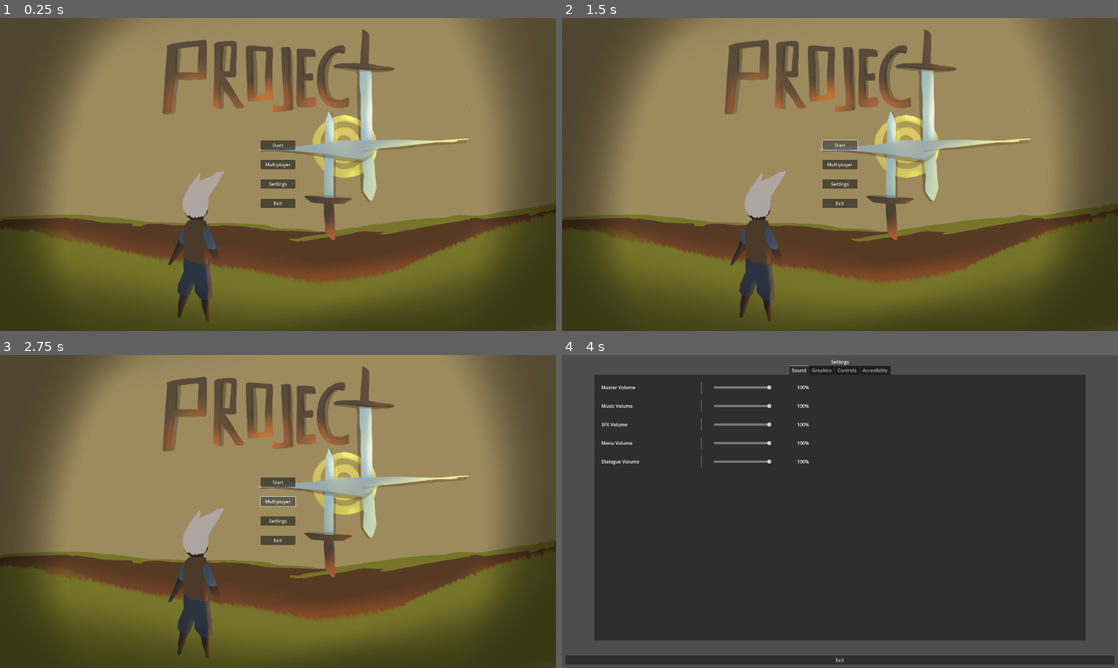
Above: before the commit, frames 1-4 (two rows, left to right).
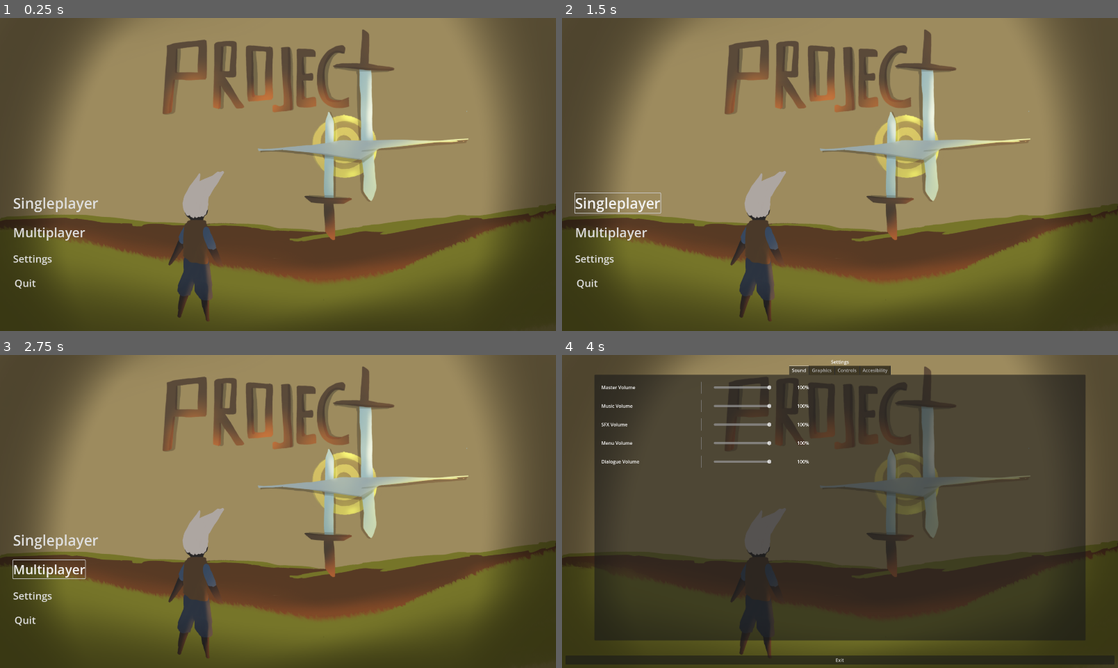
Above: after the commit, the same moments.

Repository: bradlycarpenter/Project-H-Phase-2
Game: Godot game, scene res://local_assets/main_menu/src/main_menu.tscn
The game is run twice, just before and just after one commit, with the same random seed, the same clock (stepped at 60 frames per second) and the same inputs. This scene is started directly instead of the project's main scene.
Inputs (mouse positions are in pixels of both pictures, inside the frame that each line leads up to):
- Up to frame 1 (0.25 s): no input
- Up to frame 2 (1.5 s): click "Start" (after the commit: "Singleplayer") at 0.5 s; click "Start" (after the commit: "Singleplayer") at 1.25 s
- Up to frame 3 (2.75 s): click "Multiplayer" at 2 s
- Up to frame 4 (4 s): click "Settings" at 2.75 s; tap Enter at 3.5 s; move the mouse to (962, 495) at 3.52 s; hold D (move_right) from 3.53 s (still down); click (962, 495) at 3.67 s

The runs differ from the first frame. In frame 1, 1.3% of the frame differs, in the area x 2-54%, y 39-87%; in frame 2, 1.5%; in frame 3, 1.4%; in frame 4, 60%, in the area x 0-100%, y 0-100%.

Commit message:
changed/main_menu
changed main_menu properties

Diff:
--- a/local_assets/main_menu/src/main_menu.tscn
+++ b/local_assets/main_menu/src/main_menu.tscn
@@ -1,10 +1,26 @@
-[gd_scene load_steps=6 format=3 uid="uid://dbt7y8gw23iq8"]
+[gd_scene load_steps=14 format=3 uid="uid://dbt7y8gw23iq8"]
 
 [ext_resource type="Script" path="res://local_assets/main_menu/src/main_menu.gd" id="1_nn26d"]
 [ext_resource type="PackedScene" uid="uid://cbx2n121vhxdh" path="res://local_assets/main_menu/src/pup_option_menu.tscn" id="2_kvfmr"]
 [ext_resource type="Texture2D" uid="uid://ce5u55xhptkk8" path="res://local_assets/main_menu/art/Untitled_Artwork.png" id="2_tncnw"]
 [ext_resource type="Script" path="res://local_assets/main_menu/src/pup_option_menu.gd" id="3_gsqtq"]
 [ext_resource type="AudioStream" uid="uid://blbnpyhtal6xi" path="res://local_assets/main_menu/audio/A_Main Menu.ogg" id="4_k24rs"]
+
+[sub_resource type="StyleBoxEmpty" id="StyleBoxEmpty_fj72a"]
+
+[sub_resource type="StyleBoxEmpty" id="StyleBoxEmpty_v6tue"]
+
+[sub_resource type="StyleBoxEmpty" id="StyleBoxEmpty_wtqao"]
+
+[sub_resource type="StyleBoxEmpty" id="StyleBoxEmpty_nvo0b"]
+
+[sub_resource type="StyleBoxEmpty" id="StyleBoxEmpty_w7vyn"]
+
+[sub_resource type="StyleBoxEmpty" id="StyleBoxEmpty_o4rbc"]
+
+[sub_resource type="StyleBoxEmpty" id="StyleBoxEmpty_3a4ow"]
+
+[sub_resource type="StyleBoxEmpty" id="StyleBoxEmpty_x8jca"]
 
 [node name="main_menu" type="Control"]
 process_mode = 3
@@ -16,21 +32,27 @@
 grow_vertical = 2
 script = ExtResource("1_nn26d")
 
+[node name="TextureRect" type="TextureRect" parent="."]
+layout_mode = 2
+offset_right = 1920.0
+offset_bottom = 1080.0
+texture = ExtResource("2_tncnw")
+
 [node name="MarginContainer" type="MarginContainer" parent="."]
 layout_mode = 1
 anchors_preset = 15
 anchor_right = 1.0
 anchor_bottom = 1.0
+offset_left = 33.0
+offset_top = 523.0
+offset_right = -1391.0
+offset_bottom = -60.0
 grow_horizontal = 2
 grow_vertical = 2
 theme_override_constants/margin_left = 12
 theme_override_constants/margin_top = 12
 theme_override_constants/margin_right = 12
 theme_override_constants/margin_bottom = 12
-
-[node name="TextureRect" type="TextureRect" parent="MarginContainer"]
-layout_mode = 2
-texture = ExtResource("2_tncnw")
 
 [node name="VBoxContainer" type="VBoxContainer" parent="MarginContainer"]
 layout_mode = 2
@@ -50,30 +72,44 @@
 
 [node name="VBoxContainer" type="VBoxContainer" parent="MarginContainer/HBoxContainer"]
 layout_mode = 2
-size_flags_horizontal = 4
-size_flags_vertical = 4
+size_flags_horizontal = 2
 theme_override_constants/separation = 35
 alignment = 1
 
 [node name="start_button" type="Button" parent="MarginContainer/HBoxContainer/VBoxContainer"]
 custom_minimum_size = Vector2(120, 32)
 layout_mode = 2
-text = "Start"
+theme_override_font_sizes/font_size = 50
+theme_override_styles/hover = SubResource("StyleBoxEmpty_fj72a")
+theme_override_styles/normal = SubResource("StyleBoxEmpty_v6tue")
+text = "Singleplayer"
 
 [node name="multi_player_button" type="Button" parent="MarginContainer/HBoxContainer/VBoxContainer"]
 custom_minimum_size = Vector2(120, 32)
 layout_mode = 2
+size_flags_horizontal = 0
+theme_override_font_sizes/font_size = 45
+theme_override_styles/hover = SubResource("StyleBoxEmpty_wtqao")
+theme_override_styles/normal = SubResource("StyleBoxEmpty_nvo0b")
 text = "Multiplayer"
 
 [node name="option_button" type="Button" parent="MarginContainer/HBoxContainer/VBoxContainer"]
 custom_minimum_size = Vector2(120, 32)
 layout_mode = 2
+size_flags_horizontal = 0
+theme_override_font_sizes/font_size = 35
+theme_override_styles/hover = SubResource("StyleBoxEmpty_w7vyn")
+theme_override_styles/normal = SubResource("StyleBoxEmpty_o4rbc")
 text = "Settings"
 
 [node name="exit_button" type="Button" parent="MarginContainer/HBoxContainer/VBoxContainer"]
 custom_minimum_size = Vector2(120, 32)
 layout_mode = 2
-text = "Exit"
+size_flags_horizontal = 0
+theme_override_font_sizes/font_size = 35
+theme_override_styles/hover = SubResource("StyleBoxEmpty_3a4ow")
+theme_override_styles/normal = SubResource("StyleBoxEmpty_x8jca")
+text = "Quit    "
 
 [node name="pup_option_menu" parent="." instance=ExtResource("2_kvfmr")]
 visible = false
